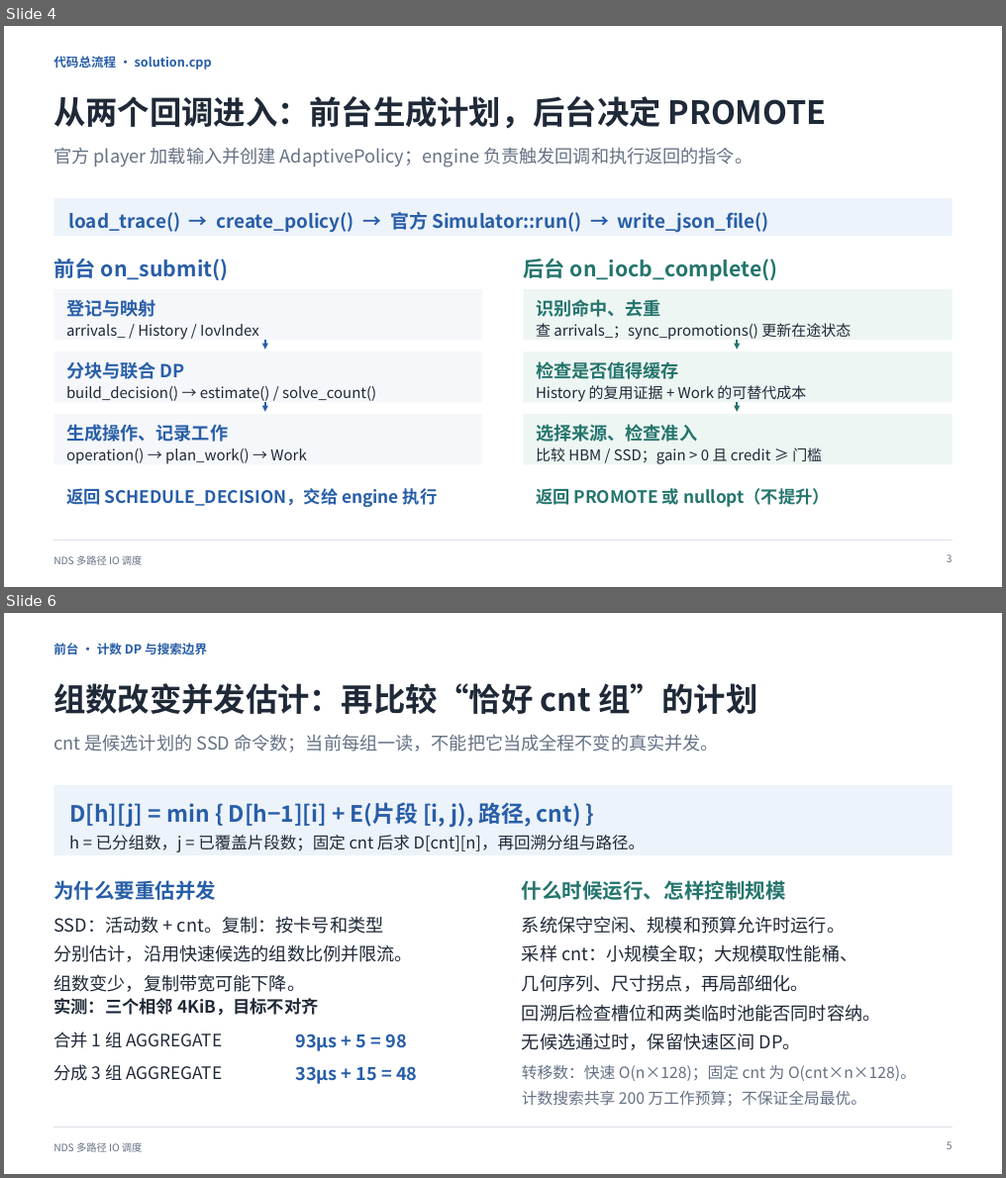
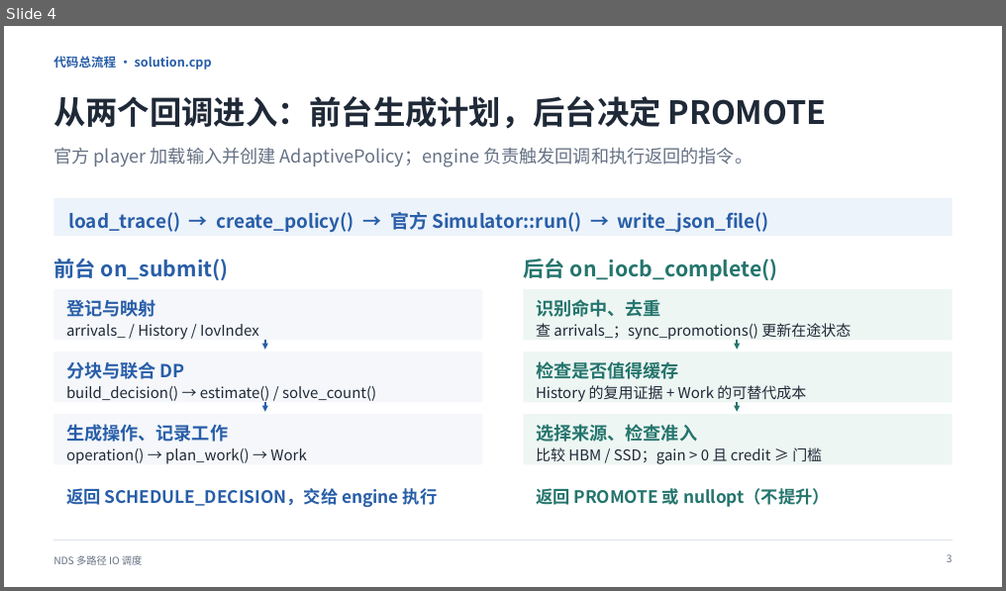
Before and after one commit to dpj135/hackathon, a slide deck: submissions/kaisennhu/07_答辩PPT/答辩介绍.pptx. Shown one above the other, each under a label of ours: slides 4 and 6 before the commit, slide 4 after it; the slides between them are not shown. The pictures are 1006x1178 and 1006x591 pixels, drawn with LibreOffice and Linux fonts; fonts in the diff are those of the drawing. Boxes give left, top, right and bottom in pixels: in the first picture for what was removed or moved away, otherwise in the second. Text is boxed around its words. In the diff, an @@ line names an element or a change of style, - is before the commit and + after.

```diff
--- a/submissions/kaisennhu/07_答辩PPT/答辩介绍.pptx
+++ b/submissions/kaisennhu/07_答辩PPT/答辩介绍.pptx
@@ slide 6 removed at (4,613,1002,1174), background #FFFFFF @@
@@ text removed at (54,643,207,655) @@
-前台 · 计数 DP 与搜索边界
@@ text removed at (54,683,757,714) @@
-组数改变并发估计：再比较“恰好 cnt 组”的计划
@@ text removed at (54,735,719,753) @@
-cnt 是候选计划的 SSD 命令数；当前每组一读，不能把它当成全程不变的真实并发。
@@ rectangle removed at (54,785,952,856) @@
@@ text removed at (69,802,581,827) @@
-D[h][j] = min { D[h−1][i] + E(片段 [i, j), 路径, cnt) }
@@ text removed at (69,835,646,853) @@
-h = 已分组数，j = 已覆盖片段数；固定 cnt 后求 D[cnt][n]，再回溯分组与路径。
@@ text removed at (54,880,216,900) @@
-为什么要重估并发
@@ text removed at (522,880,786,900) @@
-什么时候运行、怎样控制规模
@@ text removed at (54,916,413,992) @@
-SSD：活动数 + cnt。复制：按卡号和类型
-分别估计，沿用快速候选的组数比例并限流。
-组数变少，复制带宽可能下降。
@@ text removed at (522,916,881,1051) @@
-系统保守空闲、规模和预算允许时运行。
-采样 cnt：小规模全取；大规模取性能桶、
-几何序列、尺寸拐点，再局部细化。
-回溯后检查槽位和两类临时池能否同时容纳。
-无候选通过时，保留快速区间 DP。
@@ text removed at (54,998,319,1016) @@
-实测：三个相邻 4KiB，目标不对齐
@@ text removed at (54,1032,222,1049) @@
-合并 1 组 AGGREGATE
@@ text removed at (295,1034,406,1052) @@
-93μs + 5 = 98
@@ text removed at (54,1064,222,1081) @@
-分成 3 组 AGGREGATE
@@ text removed at (295,1066,417,1084) @@
-33μs + 15 = 48
@@ text removed at (522,1065,916,1106) @@
-转移数：快速 O(n×128)；固定 cnt 为 O(cnt×n×128)。
-计数搜索共享 200 万工作预算；不保证全局最优。
@@ text removed at (54,1143,142,1153) @@
-NDS 多路径 IO 调度
@@ line removed from (54, 1128) to (952, 1128) @@
@@ text removed at (946,1142,952,1150) @@
-5
```
Also in this commit, not shown: 6 slides changed, 1 slide added, 1 other slide removed, 3 other files.
